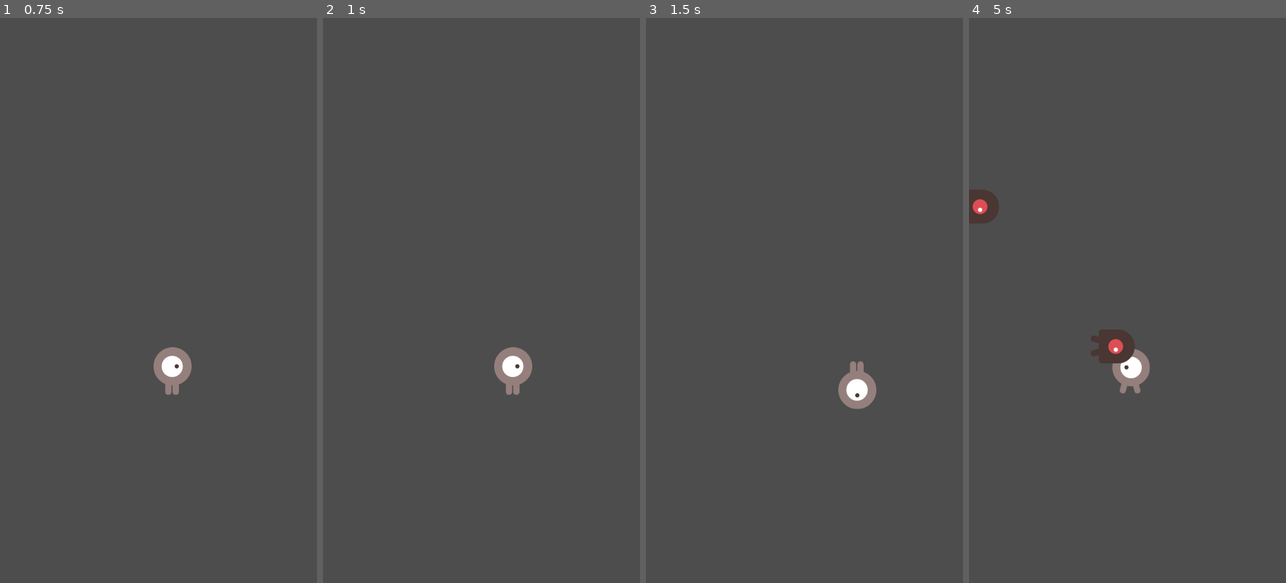
Above: before the commit, frames 1-4 (left to right).
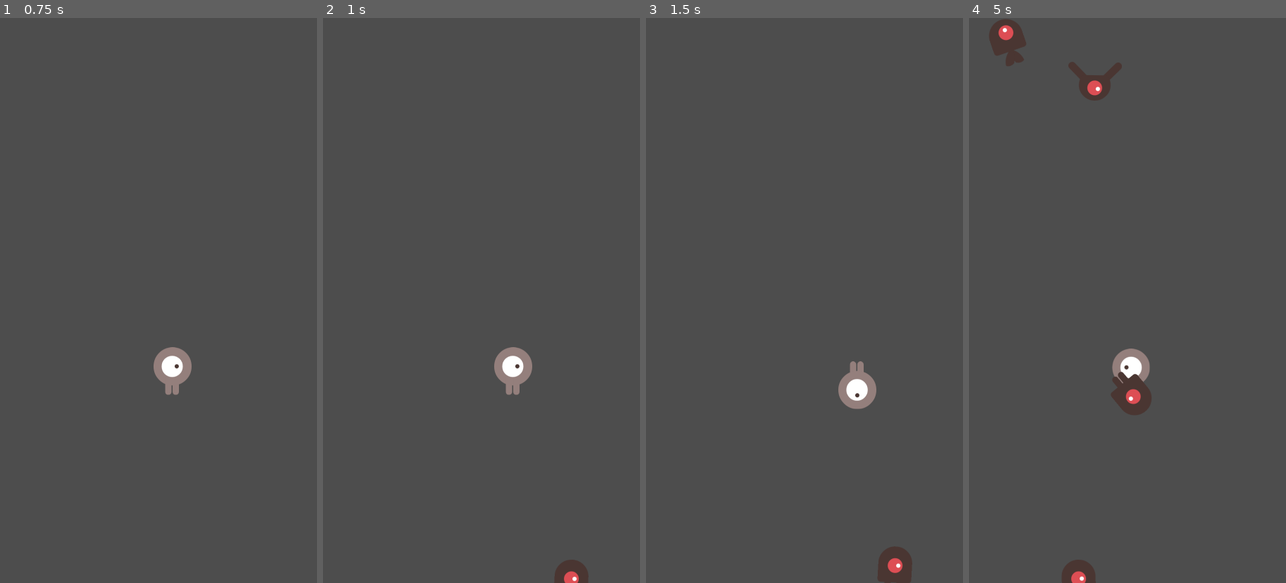
Above: after the commit, the same moments.

Repository: lichen63/godot-games
Game: Godot game, scene res://game/game.tscn
Two runs of this game, one before a commit and one after it. Both use one fixed random seed, a clock stepped at 60 frames per second and the inputs below.
Inputs:
- Up to frame 1 (0.75 s): tap Enter at 0.5 s; hold D (player_action_right) from 0.53 s (still down)
- Up to frame 2 (1 s): keep holding D (player_action_right)
- Up to frame 3 (1.5 s): release D (player_action_right) at 1.28 s; hold S (player_action_down) from 1.28 s (still down)
- Up to frame 4 (5 s): release S (player_action_down) at 2.03 s; hold D (player_action_right) 2.03-2.78 s; hold W (player_action_up) 2.78-3.53 s; hold A (player_action_left) from 3.53 s (still down)

Frame 1 is identical in both runs. In frame 2, 0.4% of the frame differs, in the area x 73-84%, y 95-100%; in frame 3, 0.6%; in frame 4, 3.3%, in the area x 0-58%, y 0-100%.

Commit message:
add animation and rotation to enemy node

Diff:
--- a/dodge_the_creeps/enemy/enemy.gd
+++ b/dodge_the_creeps/enemy/enemy.gd
@@ -8,8 +8,13 @@
 }
 
 const SPEED: int = 6
+const ANIMATION_PREFIX: String = "action_"
 
 @onready var screen_size_: Vector2 = get_viewport().get_visible_rect().size
+@onready var animated_sprite_: AnimatedSprite2D = $Area2D/AnimatedSprite2D
+@onready var path_: Path2D = $Path2D
+@onready var path_follow_: PathFollow2D = $Path2D/PathFollow2D
+@onready var visible_on_screen_notifier_: VisibleOnScreenNotifier2D = $VisibleOnScreenNotifier2D
 
 func _ready():
     randomize()
@@ -17,16 +22,19 @@
     var start_pos: Vector2 = get_random_pos_on_edge(start_edge)
     var end_pos: Vector2 = get_random_pos_on_edge(get_opposite_edge(start_edge))
     self.position = start_pos
-    var curve_node: Curve2D = $Path2D.curve
+    var curve_node: Curve2D = path_.curve
     curve_node.clear_points()
     curve_node.add_point(Vector2.ZERO)
     curve_node.add_point(end_pos - start_pos)
+    animated_sprite_.animation = ANIMATION_PREFIX + str(randi() % 3 + 1)
+    animated_sprite_.play()
+    var direction: Vector2 = (end_pos - start_pos).normalized()
+    animated_sprite_.rotation = direction.angle()
 
 func _physics_process(delta: float) -> void:
-    var follow_node = $Path2D/PathFollow2D
-    follow_node.progress += SPEED * delta
-    self.position = follow_node.global_position
-    if not $VisibleOnScreenNotifier2D.is_on_screen():
+    path_follow_.progress += SPEED * delta
+    self.position = path_follow_.global_position
+    if not visible_on_screen_notifier_.is_on_screen():
         queue_free()
 
 func get_random_pos_on_edge(edge_dir: EdgeDir) -> Vector2:
--- a/dodge_the_creeps/enemy/enemy.tscn
+++ b/dodge_the_creeps/enemy/enemy.tscn
@@ -57,9 +57,8 @@
 
 [node name="AnimatedSprite2D" type="AnimatedSprite2D" parent="Area2D"]
 sprite_frames = SubResource("SpriteFrames_5oo5i")
-animation = &"action_3"
-frame = 1
-frame_progress = 0.479917
+animation = &"action_1"
+frame_progress = 0.610196
 
 [node name="CollisionShape2D" type="CollisionShape2D" parent="Area2D"]
 position = Vector2(0.5, 0)
--- a/dodge_the_creeps/game/game.gd
+++ b/dodge_the_creeps/game/game.gd
@@ -1,15 +1,14 @@
 extends Node2D
 
-var enemy_scene = preload("res://enemy/enemy.tscn")
-var spawn_interval = 1.5
+var enemy_scene_: PackedScene = preload("res://enemy/enemy.tscn")
+var spawn_enemy_interval_ = 1
 
 func _ready():
     var timer = Timer.new()
-    timer.wait_time = spawn_interval
+    timer.wait_time = spawn_enemy_interval_
     timer.autostart = true
     timer.timeout.connect(_spawn_enemy)
     add_child(timer)
 
 func _spawn_enemy():
-    var enemy = enemy_scene.instantiate()
-    add_child(enemy)
+    add_child(enemy_scene_.instantiate())
